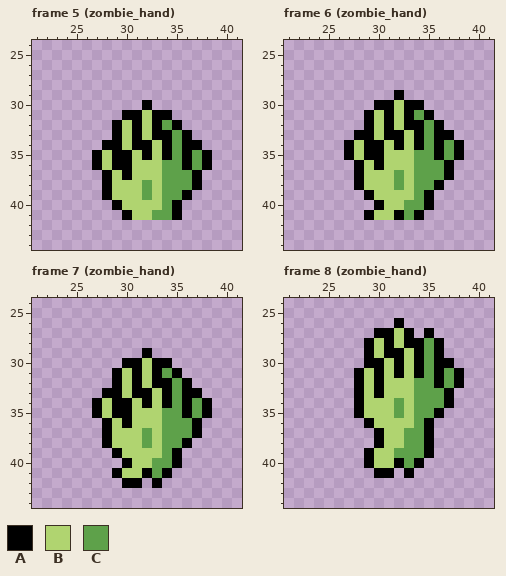
Edited in one commit: pixel-art file (Assets/AnimationImporter/sprites/zombie_hand.ase). That is the earlier state.
64x64 pixels, 20 frames. Shown: frame 5 (zombie_hand): x 21..41, y 24..44; frame 6 (zombie_hand): x 21..41, y 24..44; frame 7 (zombie_hand): x 21..41, y 24..44; frame 8 (zombie_hand): x 21..41, y 24..44. The commit also changed other frames, which this record leaves out.
Palette (. is transparent): A #000000  B #b0d470  C #5ea14a
Pixels before, frame 5 (zombie_hand), first column x 27:
30 .....A......
31 ...AABAA....
32 ..ABABACA...
33 ..ABABAACA..
34 .AABAABACAA.
35 ABAABABACACA
36 ABAABBBCCACA
37 .ABABBBCCCA.
38 .ABBBCBCCCA.
39 .ABBBCBCCA..
40 ..ABBBBCA...
41 ...ABBCCA...
Pixels before, frame 6 (zombie_hand), first column x 27:
29 .....A......
30 ...AABAA....
31 ..ABABACA...
32 ..ABABAACA..
33 .AABAABACAA.
34 ABAABABACACA
35 ABAABBBCCACA
36 .ABABBBCCCA.
37 .ABBBCBCCCA.
38 .ABBBCBCCA..
39 ..ABBBBCA...
40 ...ABBCCA...
41 ..ABBACA....
Pixels before, frame 7 (zombie_hand), first column x 27:
29 .....A......
30 ...AABAA....
31 ..ABABACA...
32 ..ABABAACA..
33 .AABAABACAA.
34 ABAABABACACA
35 ABAABBBCCACA
36 .ABABBBCCCA.
37 .ABBBCBCCCA.
38 .ABBBCBCCA..
39 ..ABBBBCA...
40 ...ABBCCA...
41 ..ABBACA....
42 ...AA.A.....
Pixels before, frame 8 (zombie_hand), first column x 28:
26 ....A......
27 ..AABA.A...
28 .ABABAACA..
29 .ABAABACA..
30 .AABABACAA.
31 ABABABACACA
32 ABABBBCCACA
33 ABABBBCCCA.
34 ABBBCBCCCA.
35 ABBBCBCCA..
36 .ABBBBCA...
37 ..ABBCCA...
38 ..ABBCCA...
39 .ABBCCCA...
40 .ABBACA....
41 ..AA.A.....
And afterwards:
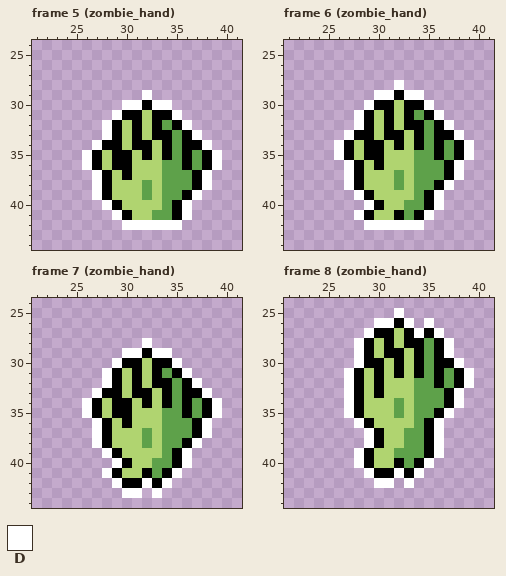
Colours new in this view: D #ffffff
Change:
Changed rows in their new state; - is an unchanged pixel.
Frame 5 (zombie_hand), layer "Layer 1":
first column x 26:
29 ------D-------
30 ----DD-DD-----
31 ---D-----D----
32 --D-------D---
33 --D--------D--
34 -D----------D-
35 D------------D
36 D------------D
37 -D----------D-
38 -D----------D-
39 -D---------D--
40 --D-------D---
41 ---D------D---
42 ----DDDDDD----
Frame 6 (zombie_hand), layer "Layer 1":
first column x 26:
28 ------D-------
29 ----DD-DD-----
30 ---D-----D----
31 --D-------D---
32 --D--------D--
33 -D----------D-
34 D------------D
35 D------------D
36 -D----------D-
37 -D----------D-
38 -D---------D--
39 --D-------D---
40 ---D------D---
41 --D------D----
42 ---DDDDDD-----
Frame 7 (zombie_hand), layer "Layer 1":
first column x 26:
28 ------D-------
29 ----DD-DD-----
30 ---D-----D----
31 --D-------D---
32 --D--------D--
33 -D----------D-
34 D------------D
35 D------------D
36 -D----------D-
37 -D----------D-
38 -D---------D--
39 --D-------D---
40 ---D------D---
41 --D------D----
42 ---D--D-D-----
43 ----DD-D------
Frame 8 (zombie_hand), layer "Layer 1":
first column x 27:
25 -----D-------
26 ---DD-D-D----
27 --D----D-D---
28 -D--------D--
29 -D--------D--
30 -D---------D-
31 D-----------D
32 D-----------D
33 D----------D-
34 D----------D-
35 D---------D--
36 -D-------D---
37 --D------D---
38 --D------D---
39 -D-------D---
40 -D------D----
41 --D--D-D-----
42 ---DD-D------
Pixel boxes of the changes (left, top, right, bottom) in both pictures:
added: (82, 90, 222, 230)
added: (334, 80, 474, 230)
added: (82, 338, 222, 498)
added: (344, 308, 474, 488)
